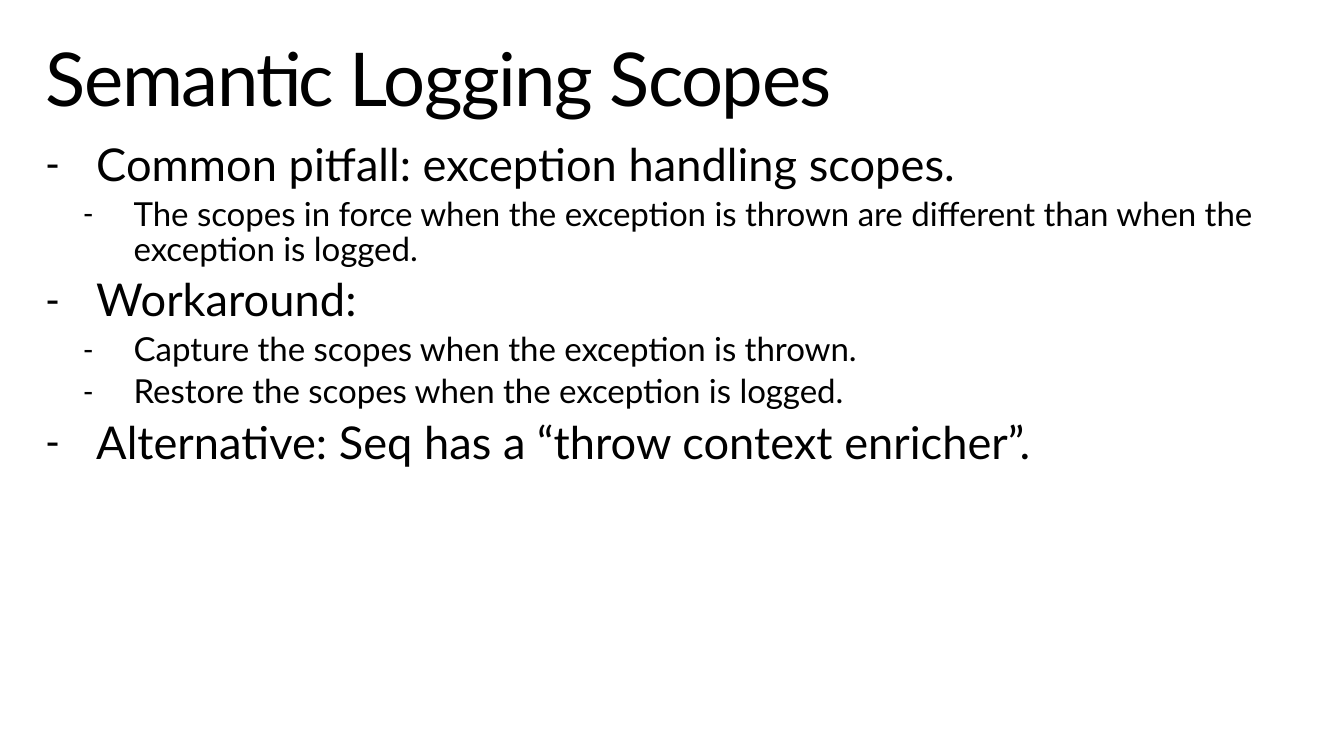
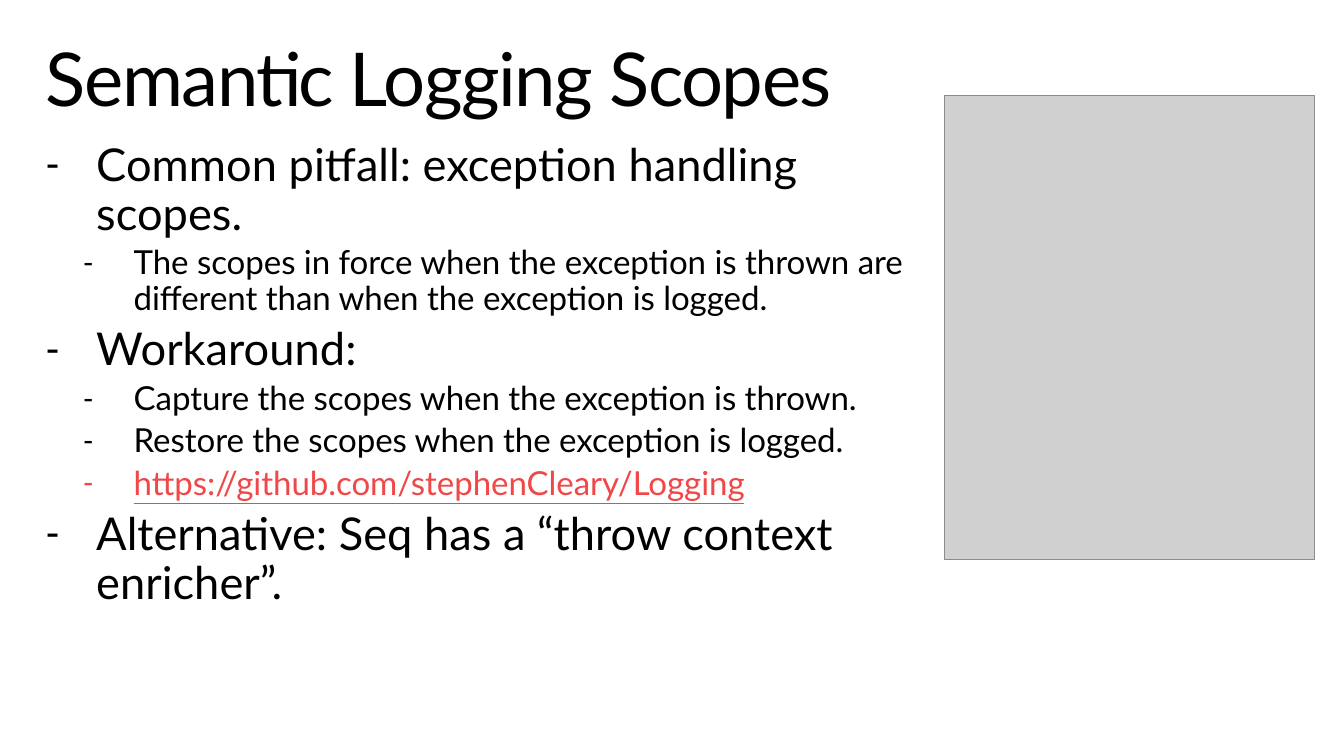
Before and after one commit to StephenCleary/Presentations, a slide deck: slide 22 of Telemetry/Logging Hero.pptx. Drawn at 1344x756 pixels with LibreOffice and Linux fonts; fonts in the diff are those of the drawing; grey boxes stand for pictures; background and template pictures are left out. Boxes give left, top, right and bottom in pixels: in the first picture for what was removed or moved away, otherwise in the second. Text is boxed around its words. In the diff, an @@ line names an element or a change of style, - is before the commit and + after.

```diff
--- a/Telemetry/Logging Hero.pptx
+++ b/Telemetry/Logging Hero.pptx
@@ picture added at [945, 96, 1315, 560] @@
@@ text at [134, 470, 745, 501]: paragraph added @@
+  – https://github.com/stephenCleary/Logging
```
Also in this commit, not shown: 9 other slides changed, 2 other files.
